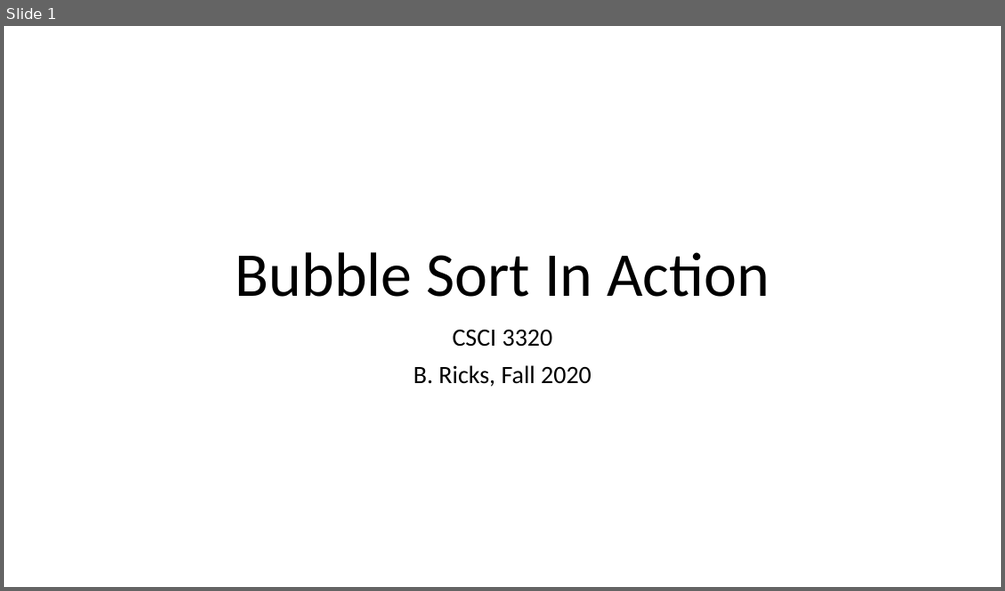
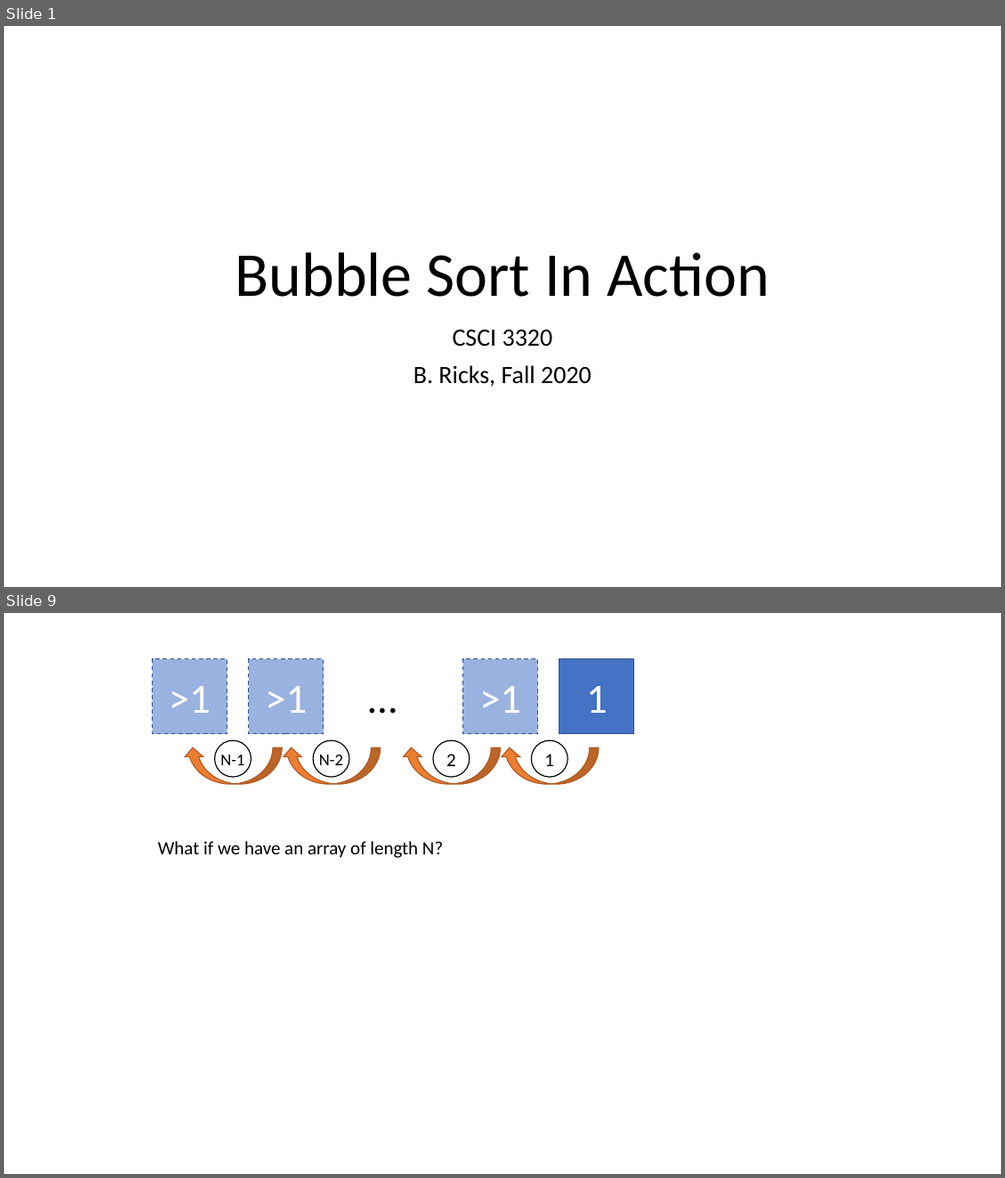
Before and after one commit to csci3320/fall2020, a slide deck: Bubble Sort In Action.pptx. Shown one above the other, each under a label of ours: slide 1 before the commit, slides 1 and 9 after it; the slides between them are not shown. The pictures are 1005x591 and 1005x1178 pixels, drawn with LibreOffice and Linux fonts; fonts in the diff are those of the drawing. Boxes give left, top, right and bottom in pixels: in the first picture for what was removed or moved away, otherwise in the second. Text is boxed around its words. In the diff, an @@ line names an element or a change of style, - is before the commit and + after.

```diff
--- a/Bubble Sort In Action.pptx
+++ b/Bubble Sort In Action.pptx
@@ slide 9 added at (x1=4, y1=613, x2=1001, y2=1174), background #FFFFFF @@
@@ rectangle added at (x1=152, y1=659, x2=226, y2=734), fill #4472C4 at 54% opacity, outline #325491 1 pt dashed, 40 pt, text #FFFFFF @@
+>1
@@ rectangle added at (x1=249, y1=659, x2=324, y2=734), fill #4472C4 at 54% opacity, outline #325491 1 pt dashed, 40 pt, text #FFFFFF @@
+>1
@@ text added at (x1=345, y1=659, x2=420, y2=734), 40 pt, text #000000 @@
+…
@@ rectangle added at (x1=463, y1=659, x2=538, y2=734), fill #4472C4 at 54% opacity, outline #325491 1 pt dashed, 40 pt, text #FFFFFF @@
+>1
@@ rectangle added at (x1=559, y1=659, x2=634, y2=734), fill #4472C4, outline #325491 1 pt, 40 pt, text #FFFFFF @@
+1
@@ ellipse added at (x1=215, y1=740, x2=251, y2=777), fill #FFFFFF, outline #000000 1 pt, 16 pt, text #000000 @@
+N-1
@@ ellipse added at (x1=313, y1=740, x2=349, y2=777), fill #FFFFFF, outline #000000 1 pt, 16 pt, text #000000 @@
+N-2
@@ ellipse added at (x1=433, y1=740, x2=469, y2=777), fill #FFFFFF, outline #000000 1 pt, 18 pt, text #000000 @@
+2
@@ ellipse added at (x1=531, y1=740, x2=568, y2=777), fill #FFFFFF, outline #000000 1 pt, 18 pt, text #000000 @@
+1
@@ curved up arrow added at (x1=184, y1=747, x2=282, y2=784), fill #ED7D31, outline #AF5C24 1 pt @@
@@ curved up arrow added at (x1=283, y1=747, x2=380, y2=784), fill #ED7D31, outline #AF5C24 1 pt @@
@@ curved up arrow added at (x1=402, y1=747, x2=500, y2=784), fill #ED7D31, outline #AF5C24 1 pt @@
@@ curved up arrow added at (x1=501, y1=747, x2=599, y2=784), fill #ED7D31, outline #AF5C24 1 pt @@
@@ text added at (x1=158, y1=841, x2=443, y2=858), 18 pt, text #000000 @@
+What if we have an array of length N?
```
Also in this commit, not shown: 5 slides changed, 6 other slides added.
